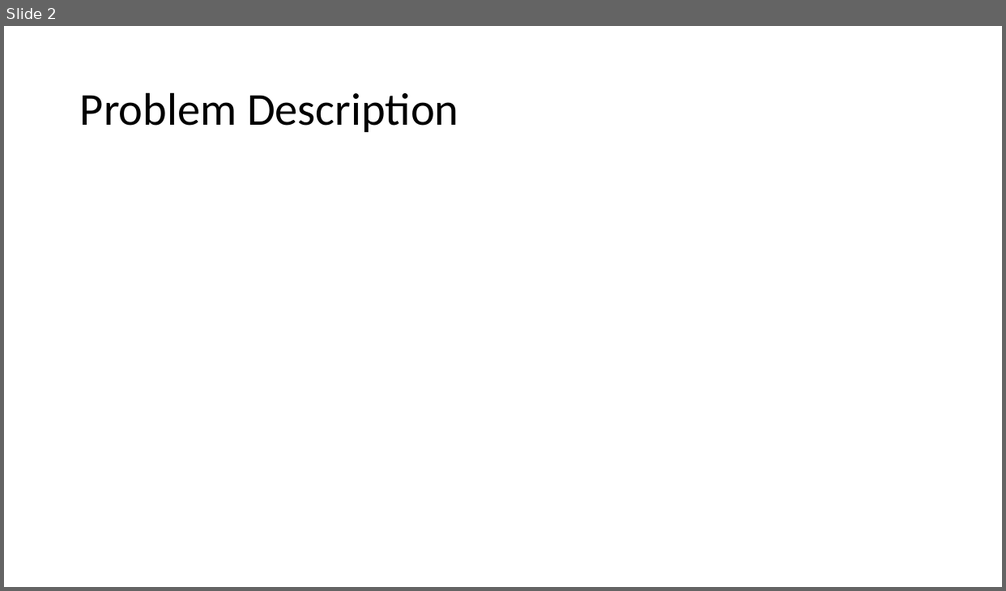
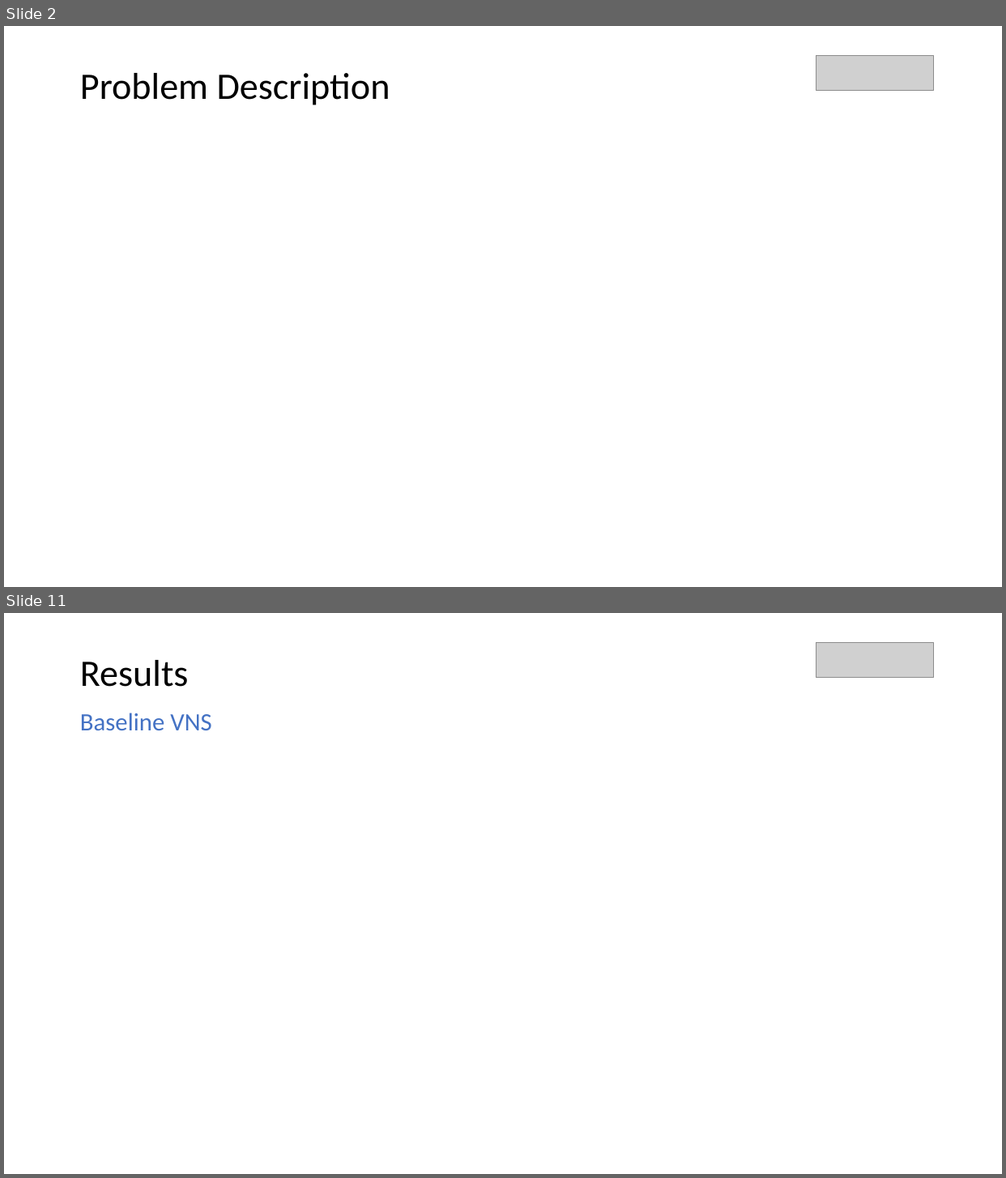
Before and after one commit to parkjan4/OptSim, a slide deck: Presentation.pptx. Shown one above the other, each under a label of ours: slide 2 before the commit, slides 2 and 11 after it; the slides between them are not shown. The pictures are 1006x591 and 1006x1178 pixels, drawn with LibreOffice and Linux fonts; fonts in the diff are those of the drawing; grey boxes stand for pictures. Boxes give left, top, right and bottom in pixels: in the first picture for what was removed or moved away, otherwise in the second. Text is boxed around its words. In the diff, an @@ line names an element or a change of style, - is before the commit and + after.

```diff
--- a/Presentation.pptx
+++ b/Presentation.pptx
@@ slide 11 added at [4,613,1002,1174], background #FFFFFF @@
@@ text added at [80,660,189,687], 36 pt, text #000000 @@
+Results
@@ picture added at [816,643,933,677] @@
@@ text added at [80,713,211,730], 24 pt, text #4472C4 @@
+Baseline VNS
@@ slide 2 changed as well @@
@@ title "Problem Description" at [80,73,390,105]: size 44 to 36 pt @@
@@ picture added at [816,56,933,90] @@
```
Also in this commit, not shown: 1 other slide changed, 9 other slides added, 1 slide removed, 2 other files.
